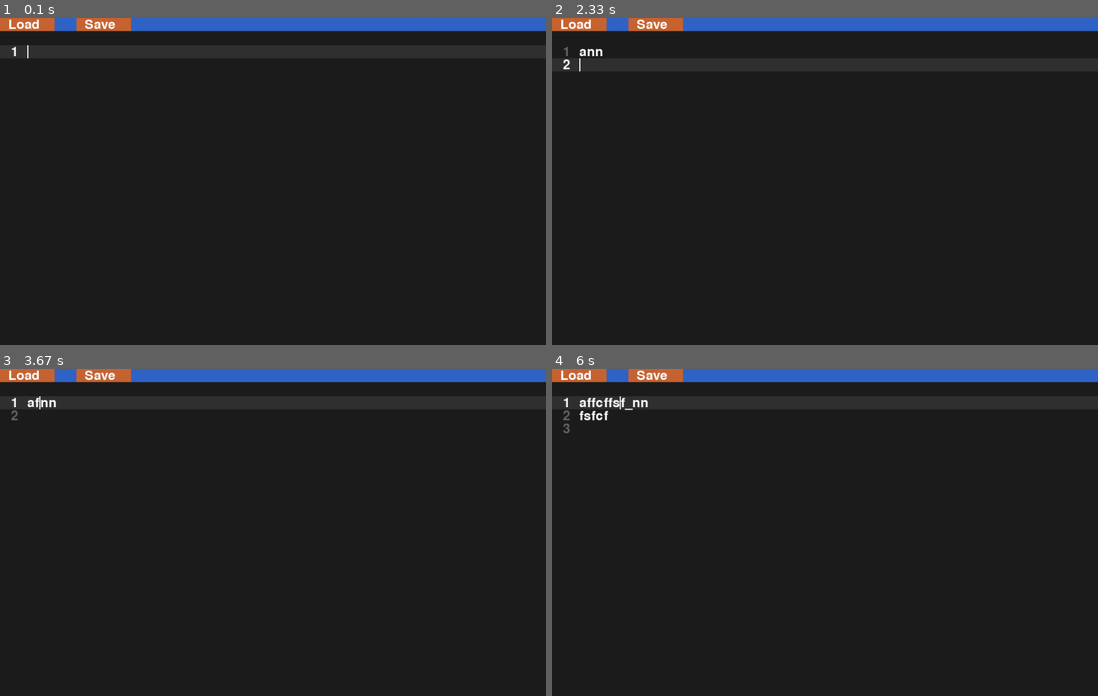
Above: before the commit, frames 1-4 (two rows, left to right).
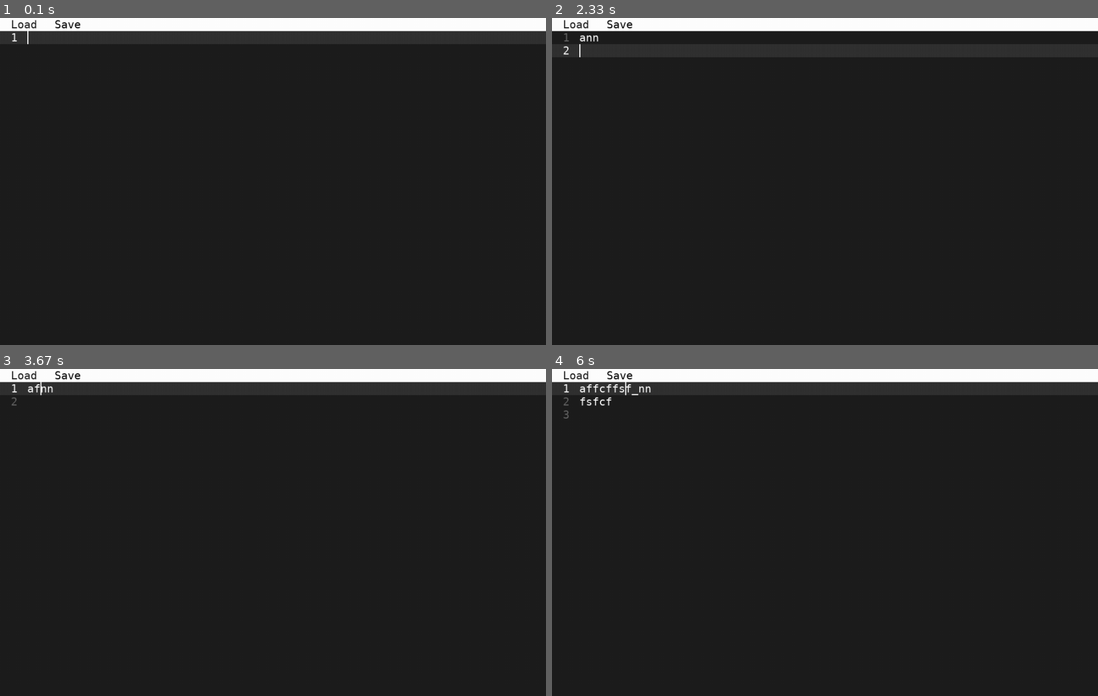
Above: after the commit, the same moments.

Repository: Nuffe/Textbox
Game: pygame game, started from textbox/__main__.py
Same seed, same stepped clock (60 frames per second), same inputs: the game is played once before the commit and once after it.
Inputs:
- Up to frame 1 (0.1 s): no input
- Up to frame 2 (2.33 s): hold Backspace 0.33-0.8 s; hold Right 0.33-0.8 s; click "Save" at 0.93 s; type "a" at 1.98 s; type "nn" at 2.08 s; tap Enter at 2.32 s
- Up to frame 3 (3.67 s): hold Up 2.53-3 s; click "Load" at 3.13 s; hold Right from 3.58 s (still down); tap F at 3.65 s
- Up to frame 4 (6 s): tap F at 3.95, 4.15, 4.45, 4.72, 5.38, 5.68, 5.82 s; release Right at 4.05 s; hold Left 4.08-4.62 s; tap C at 4.23, 5.47 s; hold Down 4.65-4.95 s; tap S at 4.8, 5.9 s; tap Enter at 4.98 s; hold Left 5.32-5.72 s; hold Up from 5.75 s (still down)

The runs differ from the first frame. In frame 1, 4.1% of the frame differs, in the area x 0-100%, y 0-13%; in frame 2, 4.2%; in frame 3, 4.3%; in frame 4, 4.6%, in the area x 0-100%, y 0-20%.

Commit message:
Style the save/load buttons + new icon

Diff:
--- a/textbox/base.py
+++ b/textbox/base.py
@@ -5,39 +5,41 @@
 import tkinter as tk
 from tkinter import filedialog as fd
 
-
-
 class TextEditor:
     def __init__(self):
         pygame.init()
         self.cursorPos = 0
         self.positionX = 50
-        self.positionY = 50
+        self.positionY = 24
         self.pointerX = 0
         self.pointerY = 0
         self.list = LineList()
         self.currentNode = self.list.append(gapBuffer(10))
         self.screen = pygame.display.set_mode((1000, 600))
-        self.font = pygame.font.SysFont(None, 36)
-        self.loadButton = pygame.Rect(0, 0, 100, self.font.get_height())
-        self.saveButton = pygame.Rect(140, 0, 100,  self.font.get_height())
+        self.font = pygame.font.SysFont(["cascadiacoderegular", "cascadiamonoregular", "monospace"], 20)
+        self.loadButton = pygame.Rect(20, 0, 50, self.font.get_height())
+        self.saveButton = pygame.Rect(100, 0, 50,  self.font.get_height())
         self.running = True
         self.filename = ""
 
     def main(self):
-
         pygame.display.set_caption("Project MilkBox")
+        icon = pygame.image.load("assets/milk-carton.png")
+        pygame.display.set_icon(icon)
+
         while self.running:
             for event in pygame.event.get():
                 if event.type == pygame.QUIT:
                     self.running = False
+                # Left mouse click
                 elif event.type == pygame.MOUSEBUTTONDOWN and event.button == 1:
                     mx,my = event.pos
                     if self.loadButton.collidepoint(mx,my):
                         self.loadDialog()
                     elif self.saveButton.collidepoint(mx,my):
                         self.saveDialog()
-                elif event.type == pygame.KEYDOWN:  # Handles the key events
+                # Handles the key events
+                elif event.type == pygame.KEYDOWN:
                     if event.key == pygame.K_BACKSPACE:
                         self.backspace()
                     elif event.key == pygame.K_RETURN:
@@ -46,7 +48,8 @@
                         self.currentNode.data.clear()
                         self.cursorPos = 0
                     elif event.key == pygame.K_s and pygame.key.get_mods() & pygame.KMOD_CTRL:
-                        self.save(self.filename)
+                        if self.filename != "":
+                            self.save(self.filename)
                     elif event.key == pygame.K_f and pygame.key.get_mods() & pygame.KMOD_CTRL:
                         self.loadDialog()
                     elif event.key == pygame.K_ESCAPE:
@@ -184,7 +187,7 @@
         count = 0
         self.cursorPos = 0
         self.positionX = 50
-        self.positionY = 50
+        self.positionY = 24
         self.pointerX = 0
         self.pointerY = 0
         with open(filename) as file:
@@ -211,20 +214,17 @@
                 node = node.next
 
     def toolBar(self):
-        pygame.draw.rect(self.screen, (50, 100, 200), (0, 0, 1000, self.font.get_height()), 0)
-        pygame.draw.rect(self.screen, (200,100,50), self.loadButton)
-        pygame.draw.rect(self.screen, (200,100,50), self.saveButton)
-
-        self.screen.blit(self.font.render("Load", True, (255,255,255)),(self.loadButton.x + 15, 0))
-        self.screen.blit(self.font.render("Save", True, (255,255,255)),(self.saveButton.x + 15, 0))
+        pygame.draw.rect(self.screen, (255, 255, 255), (0, 0, 1000, self.font.get_height()), 0)
+        pygame.draw.rect(self.screen, (255,255, 255), self.loadButton)
+        pygame.draw.rect(self.screen, (255,255,255), self.saveButton)
+
+        self.screen.blit(self.font.render("Load", True, (25,25,25)),(self.loadButton.x, 0))
+        self.screen.blit(self.font.render("Save", True, (0,0,0)),(self.saveButton.x, 0))
 
     def loadDialog(self):
         app = tk.Tk()
         app.withdraw()
-        app.update()
-        filetypes = [
-            ("Text files", "*.txt")
-        ]
+        filetypes = [ ("Text files", "*.txt") ]
         filename = fd.askopenfilename(
             parent= app,
             filetypes= filetypes,
@@ -233,15 +233,12 @@
         if  filename:
             self.load(filename)
             self.filename = filename
-            print(filename)
+
 
     def saveDialog(self):
         app = tk.Tk()
-        app.update()
         app.withdraw()
-        filetypes = [
-            ("Text files", "*.txt")
-        ]
+        filetypes = [ ("Text files", "*.txt") ]
         filename = fd.asksaveasfilename(
             parent= app,
             filetypes= filetypes,
@@ -249,4 +246,3 @@
         app.destroy()
         if  filename:
             self.save(filename)
-            print(filename)
Not shown, changed: README.md
Binary file added: assets/milk-carton.png
